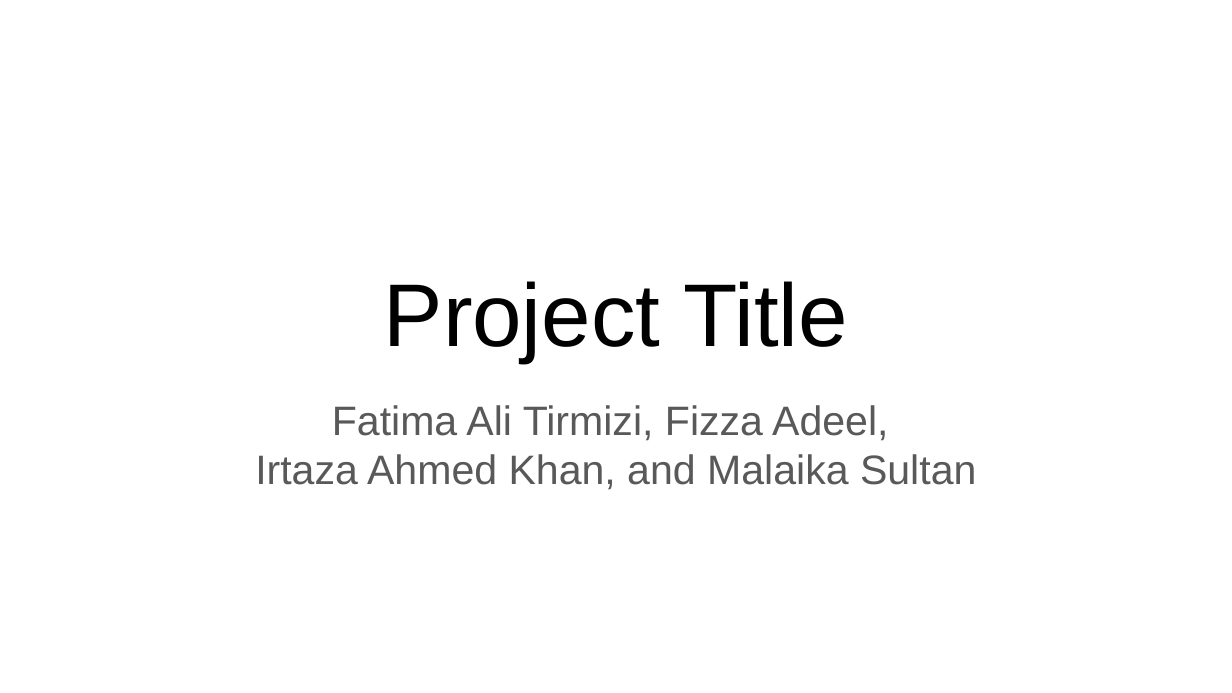
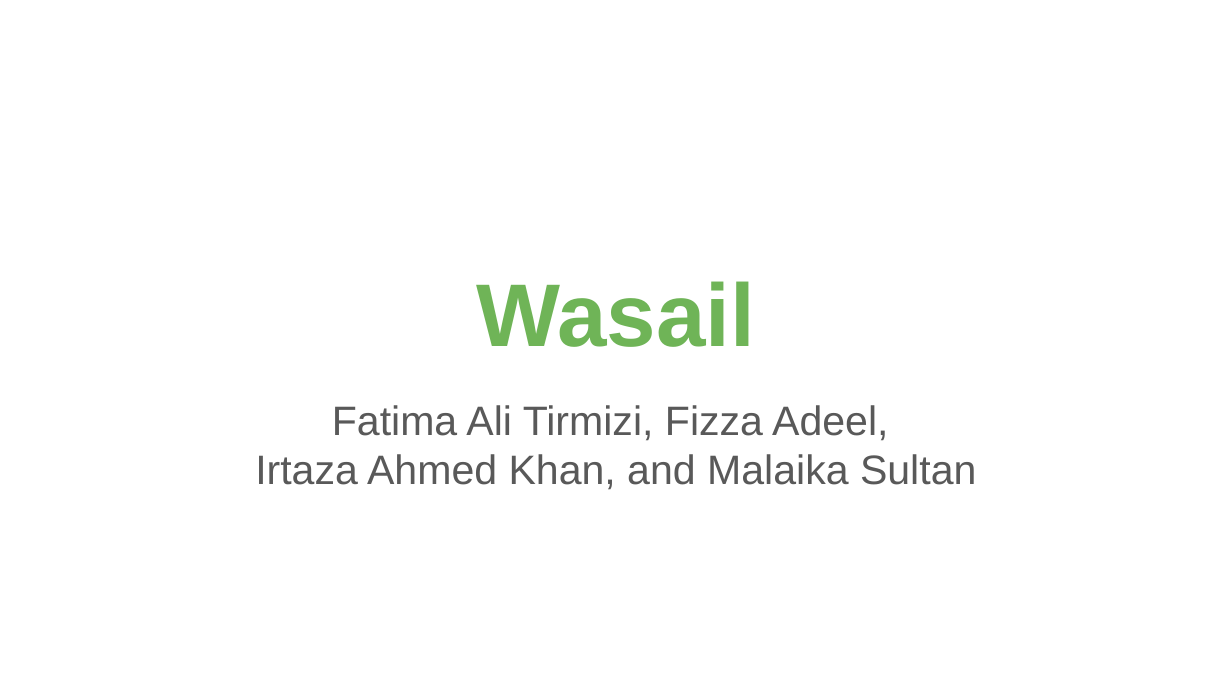
Before and after one commit to yrrebeere/prj-403, a slide deck: slide 1 of Project Proposal/Presentation/Presentation.pptx. Drawn at 1232x693 pixels with LibreOffice and Linux fonts; fonts in the diff are those of the drawing. Boxes give left, top, right and bottom in pixels: in the first picture for what was removed or moved away, otherwise in the second. Text is boxed around its words. In the diff, an @@ line names an element or a change of style, - is before the commit and + after.

```diff
--- a/Project Proposal/Presentation/Presentation.pptx
+++ b/Project Proposal/Presentation/Presentation.pptx
@@ title at [477,281,755,347]: text changed; text colour #000000 to #6FB457; bold on @@
-Project Title
+Wasail
```
Also in this commit, not shown: 5 other slides changed, 9 slides added, 7 slides removed, 1 other file.
